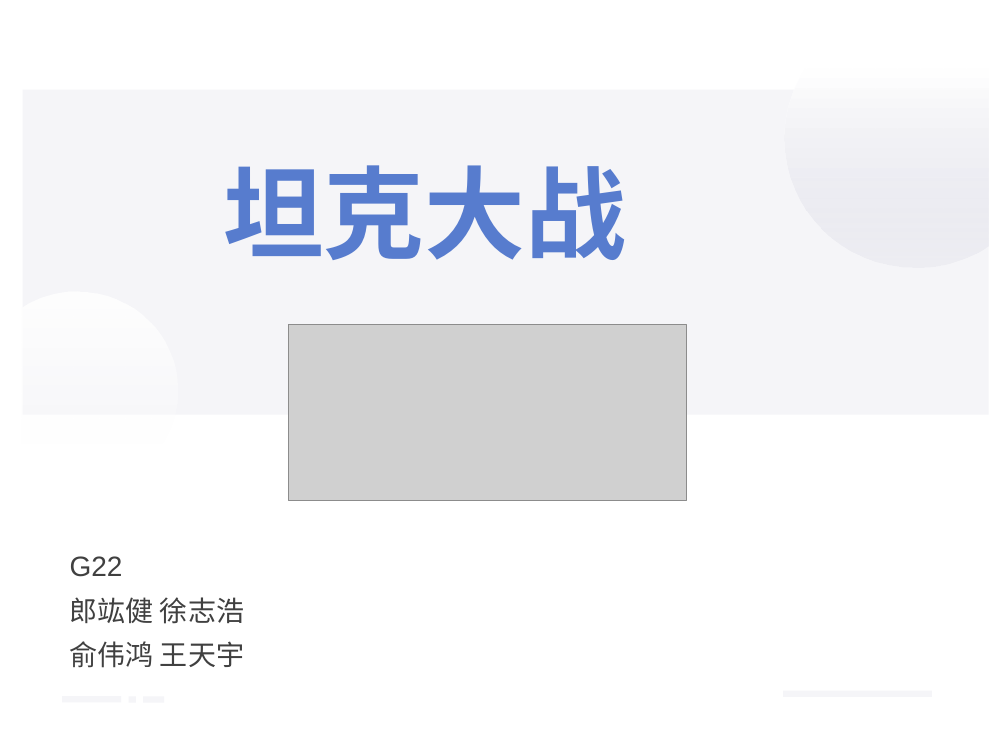
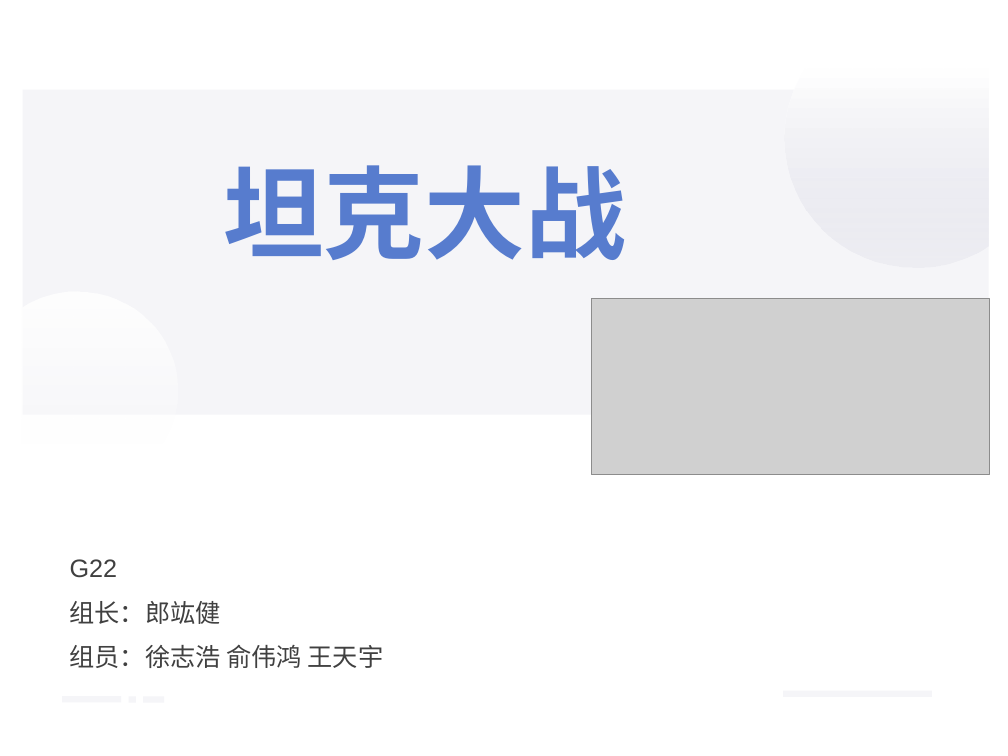
Before and after one commit to agukl/tankWar, a slide deck: slide 1 of 坦克大战.ppt. Drawn at 1008x756 pixels with LibreOffice and Linux fonts; fonts in the diff are those of the drawing; grey boxes stand for pictures. Boxes give left, top, right and bottom in pixels: in the first picture for what was removed or moved away, otherwise in the second. Text is boxed around its words. In the diff, an @@ line names an element or a change of style, - is before the commit and + after.

```diff
--- a/坦克大战.ppt
+++ b/坦克大战.ppt
@@ picture: place and size @@
-picture at bbox=[288, 325, 686, 501]
+picture at bbox=[592, 298, 990, 475]
@@ subtitle at bbox=[70, 559, 118, 578]: size 20 to 18 pt in "G22"; line spacing 0.9 to 1 @@
@@ subtitle at bbox=[70, 601, 384, 668]: text changed; size 20 to 18 pt @@
-郎竑健 徐志浩
-俞伟鸿 王天宇
+组长：郎竑健
+组员：徐志浩 俞伟鸿 王天宇
```
Also in this commit, not shown: 9 other slides changed, 3 slides added, 2 other files.
